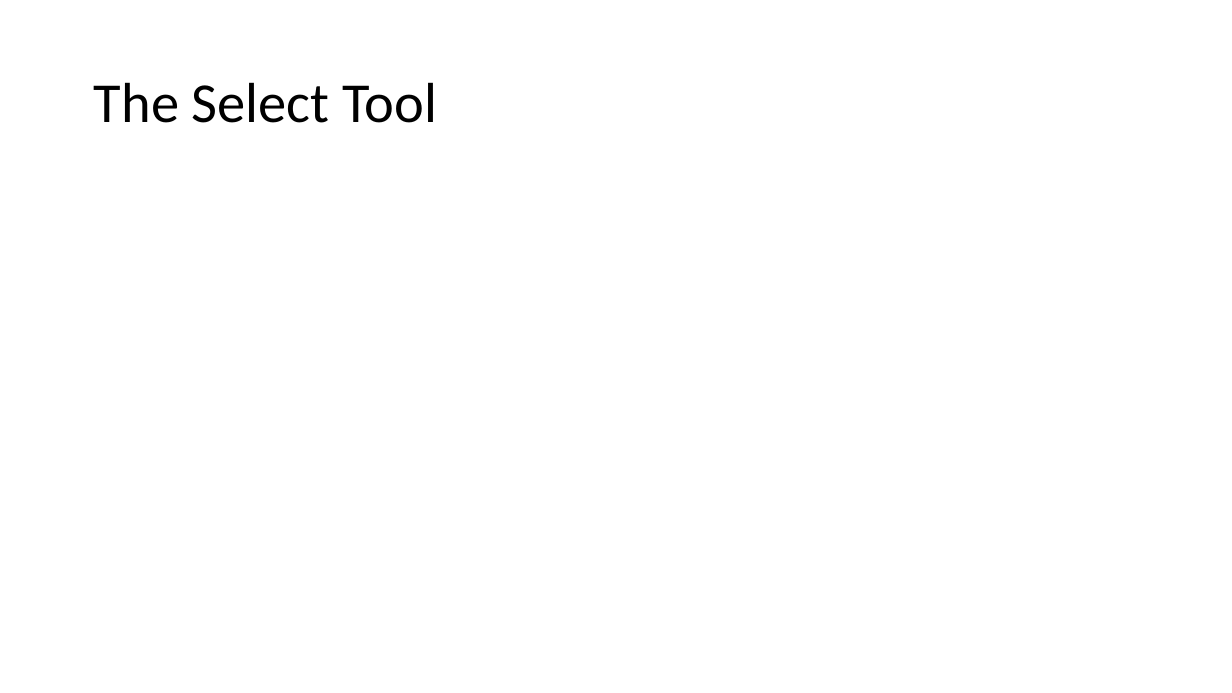
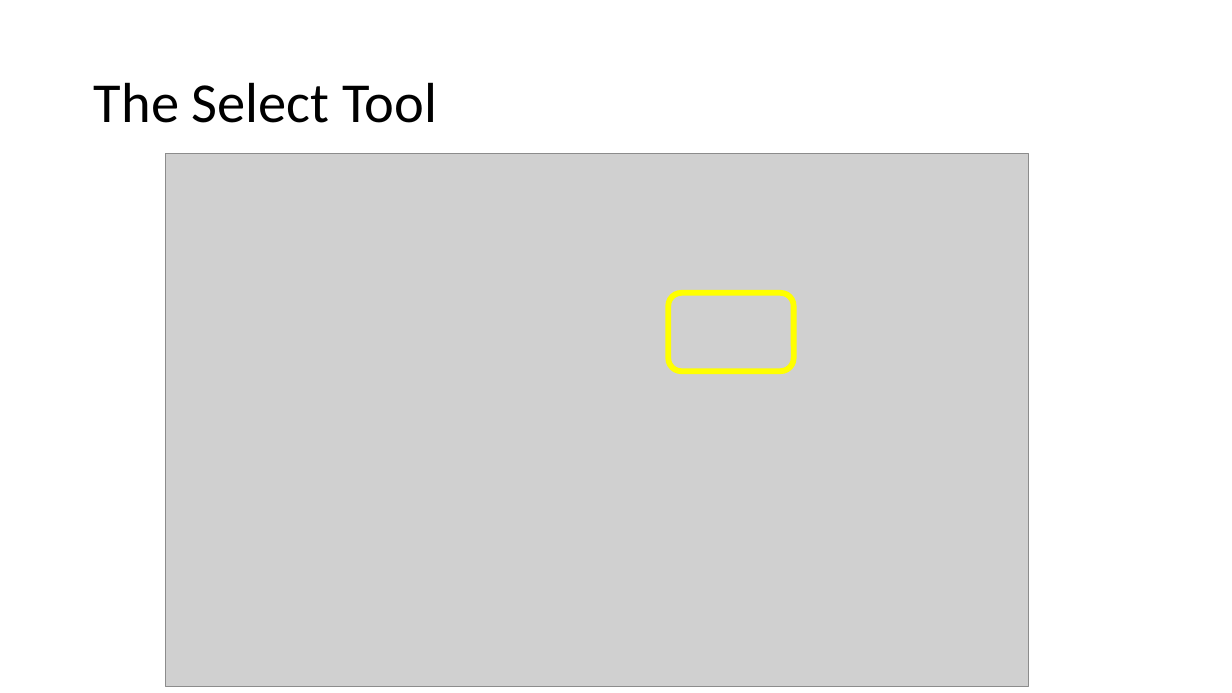
Before and after one commit to gbrunner/programming-for-gis-and-rs, a slide deck: slide 5 of Week_3/Lecture_1_Slides.pptx. Drawn at 1232x693 pixels with LibreOffice and Linux fonts; fonts in the diff are those of the drawing; grey boxes stand for pictures. Boxes give left, top, right and bottom in pixels: in the first picture for what was removed or moved away, otherwise in the second. Text is boxed around its words. In the diff, an @@ line names an element or a change of style, - is before the commit and + after.

```diff
--- a/Week_3/Lecture_1_Slides.pptx
+++ b/Week_3/Lecture_1_Slides.pptx
@@ picture added at [165, 153, 1029, 687] @@
@@ rounded rectangle added at [668, 293, 794, 372], outline #FFFF00 4.5 pt @@
```
Also in this commit, not shown: 4 other slides changed, 46 other files.
